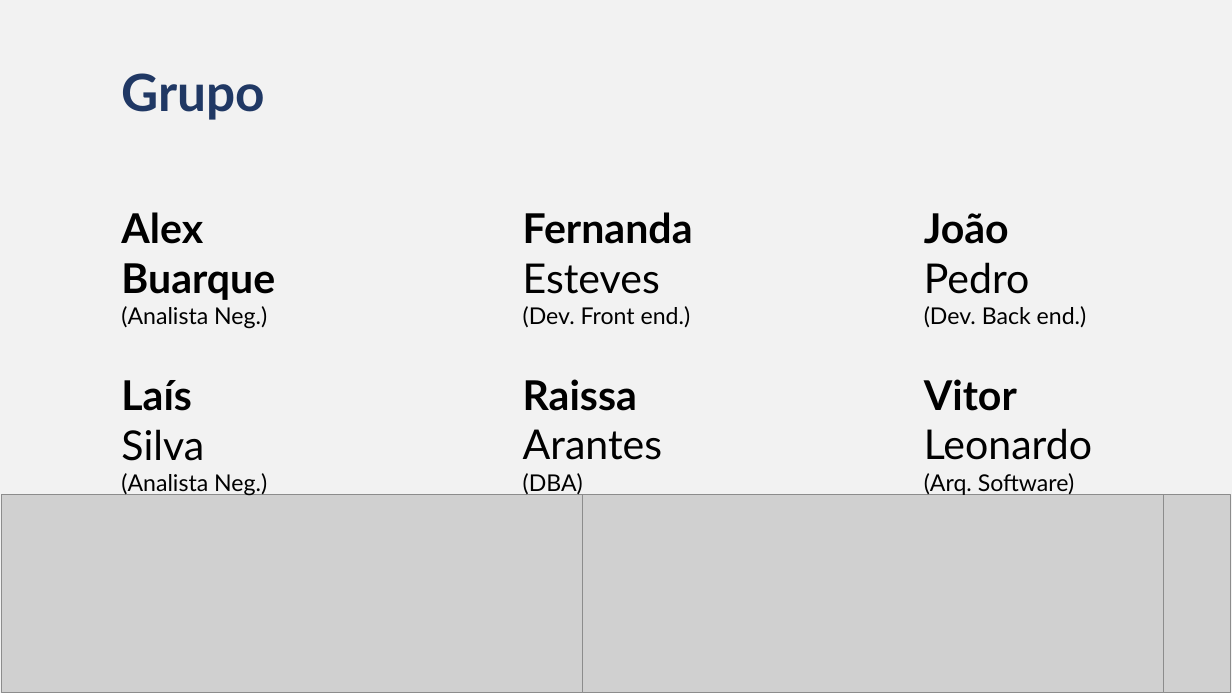
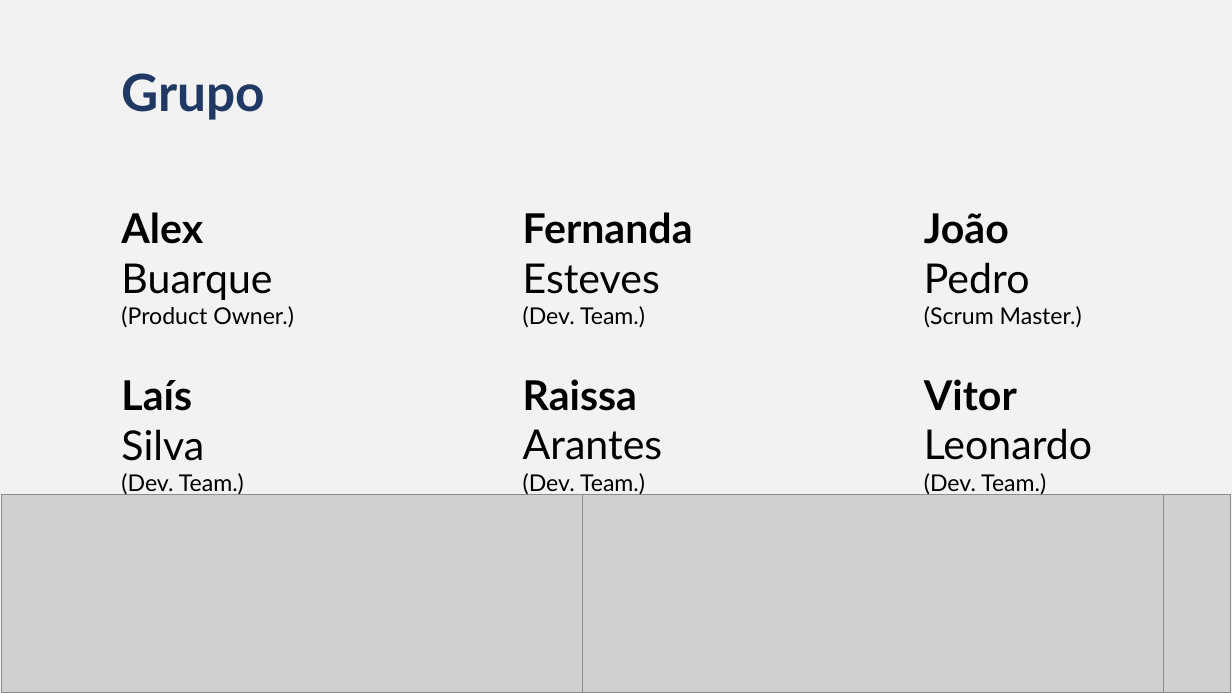
Before and after one commit to Bandtec-3SEM/Doc, a slide deck: slide 2 of Sprint1/Apresentacoes/PI_Contexto.pptx. Drawn at 1232x693 pixels with LibreOffice and Linux fonts; fonts in the diff are those of the drawing; grey boxes stand for pictures. Boxes give left, top, right and bottom in pixels: in the first picture for what was removed or moved away, otherwise in the second. Text is boxed around its words. In the diff, an @@ line names an element or a change of style, - is before the commit and + after.

```diff
--- a/Sprint1/Apresentacoes/PI_Contexto.pptx
+++ b/Sprint1/Apresentacoes/PI_Contexto.pptx
@@ text at (x1=121, y1=263, x2=272, y2=300): bold off in "Buarque" @@
@@ text at (x1=121, y1=306, x2=294, y2=328): text changed @@
-(Analista Neg.)
+(Product Owner.)
@@ text at (x1=523, y1=306, x2=645, y2=328): text changed @@
-(Dev. Front end.)
+(Dev. Team.)
@@ text at (x1=924, y1=306, x2=1082, y2=327): text changed @@
-(Dev. Back end.)
+(Scrum Master.)
@@ text at (x1=121, y1=473, x2=244, y2=495): text changed @@
-(Analista Neg.)
+(Dev. Team.)
@@ text at (x1=523, y1=473, x2=645, y2=496): text changed @@
-(DBA)
+(Dev. Team.)
@@ text at (x1=924, y1=473, x2=1046, y2=495): text changed @@
-(Arq. Software)
+(Dev. Team.)
```
Also in this commit, not shown: 3 other slides changed.
